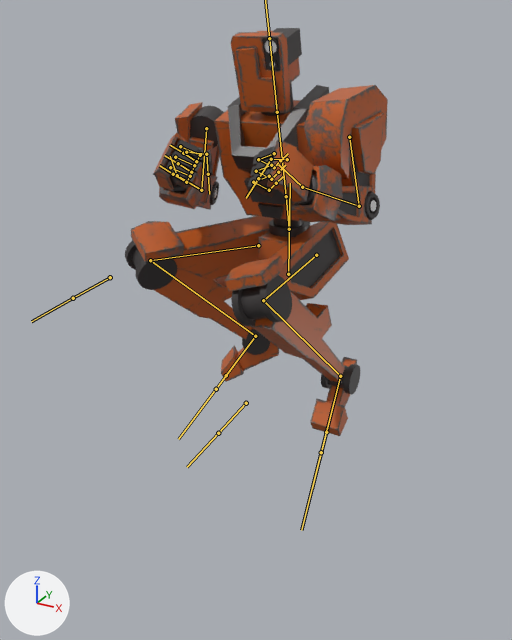
The FBX model Assets/_GigaFist/Models/Player/boxerladUpdated5.fbx, before and after one commit.
The view is the same before and after, from a 50 mm lens placed at (1.02, -2.07, 1.84), pointed at (-0.08, -0.07, 0.85). The axes (+X, +Y, +Z) are drawn at lower left. The lights are the same throughout. Both versions are drawn at frame 1 of the action 'Armature|UpperCutEnd'; the numbers are the values there. The bones that bend it are drawn over the model as lines.
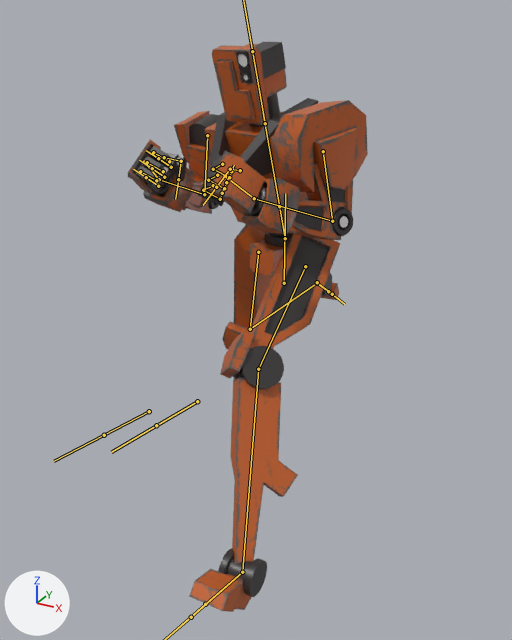
The change, as a diff of the scene's bpy script:
```diff
--- a/Assets/_GigaFist/Models/Player/boxerladUpdated5.fbx.py
+++ b/Assets/_GigaFist/Models/Player/boxerladUpdated5.fbx.py
@@ bone_hips @@
 bone_hips = bpy.data.objects['Armature'].pose.bones['Hips']
-bone_hips.location = (0.0, 0.0, 0.0)
-bone_hips.rotation_quaternion = (1.0, 0.0, 0.0, 0.0)  # degrees (0, 0, 0)
+bone_hips.location = (0.005, -0.037, -0.019)
+bone_hips.rotation_quaternion = (0.99, 0.0, -0.14, 0.0)  # degrees (0, -16, 0)
@@ bone_thigh_l @@
 bone_thigh_l = bpy.data.objects['Armature'].pose.bones['Thigh.l']  # child of 'Hips'
-bone_thigh_l.rotation_quaternion = (0.739, 0.656, 0.109, 0.111)  # degrees (83, 1, 18)
+bone_thigh_l.rotation_quaternion = (0.868, 0.339, 0.296, 0.209)  # degrees (50, 22, 37)
@@ bone_shin_l @@
 bone_shin_l = bpy.data.objects['Armature'].pose.bones['Shin.l']  # child of 'Thigh.l'
-bone_shin_l.rotation_quaternion = (0.443, 0.885, 0.0, 0.142)  # degrees (126, -15, 7)
+bone_shin_l.rotation_quaternion = (0.989, 0.148, 0.0, 0.024)  # degrees (17, 0, 3)
@@ bone_foot_l @@
 bone_foot_l = bpy.data.objects['Armature'].pose.bones['Foot.l']  # child of 'Shin.l'
-bone_foot_l.rotation_quaternion = (0.989, 0.137, -0.051, -0.037)  # degrees (16, -5, -5)
+bone_foot_l.rotation_quaternion = (0.89, 0.113, -0.269, 0.351)  # degrees (1, -34, 43)
@@ bone_thigh_r @@
 bone_thigh_r = bpy.data.objects['Armature'].pose.bones['Thigh.r']  # child of 'Hips'
-bone_thigh_r.rotation_quaternion = (0.721, -0.611, 0.067, 0.32)  # degrees (-74, 29, 26)
+bone_thigh_r.rotation_quaternion = (0.964, 0.157, -0.174, 0.125)  # degrees (16, -22, 12)
@@ bone_shin_r @@
 bone_shin_r = bpy.data.objects['Armature'].pose.bones['Shin.r']  # child of 'Thigh.r'
-bone_shin_r.rotation_quaternion = (0.393, 0.908, 0.0, -0.145)  # degrees (132, 15, -7)
+bone_shin_r.rotation_quaternion = (0.819, 0.566, 0.0, -0.091)  # degrees (69, 6, -9)
@@ bone_foot_r @@
 bone_foot_r = bpy.data.objects['Armature'].pose.bones['Foot.r']  # child of 'Shin.r'
-bone_foot_r.rotation_quaternion = (0.947, 0.156, 0.279, -0.04)  # degrees (19, 33, 1)
+bone_foot_r.rotation_quaternion = (0.962, -0.256, -0.095, 0.004)  # degrees (-30, -10, 3)
```

Where the change shows, as pixel boxes (x1, y1, x2, y2) in the pictures (512 x 640 px):
'Cube.001', posed (9% narrower, 40% taller): before (125, 28, 388, 436); after (128, 42, 368, 612)
bone 'Hips', root to tip: before (288, 274) to (290, 183); after (284, 283) to (285, 193)
bone 'Thigh.l', root to tip: before (316, 255) to (263, 300); after (305, 266) to (258, 369)
bone 'Shin.l', root to tip: before (263, 300) to (340, 376); after (258, 369) to (242, 572)
bone 'Foot.l', root to tip: before (340, 376) to (326, 432); after (242, 572) to (205, 604)
bone 'Thigh.r', root to tip: before (258, 245) to (150, 260); after (258, 252) to (250, 329)
bone 'Shin.r', root to tip: before (150, 260) to (255, 336); after (250, 329) to (317, 283)
bone 'Foot.r', root to tip: before (255, 336) to (226, 375); after (317, 283) to (328, 291)
